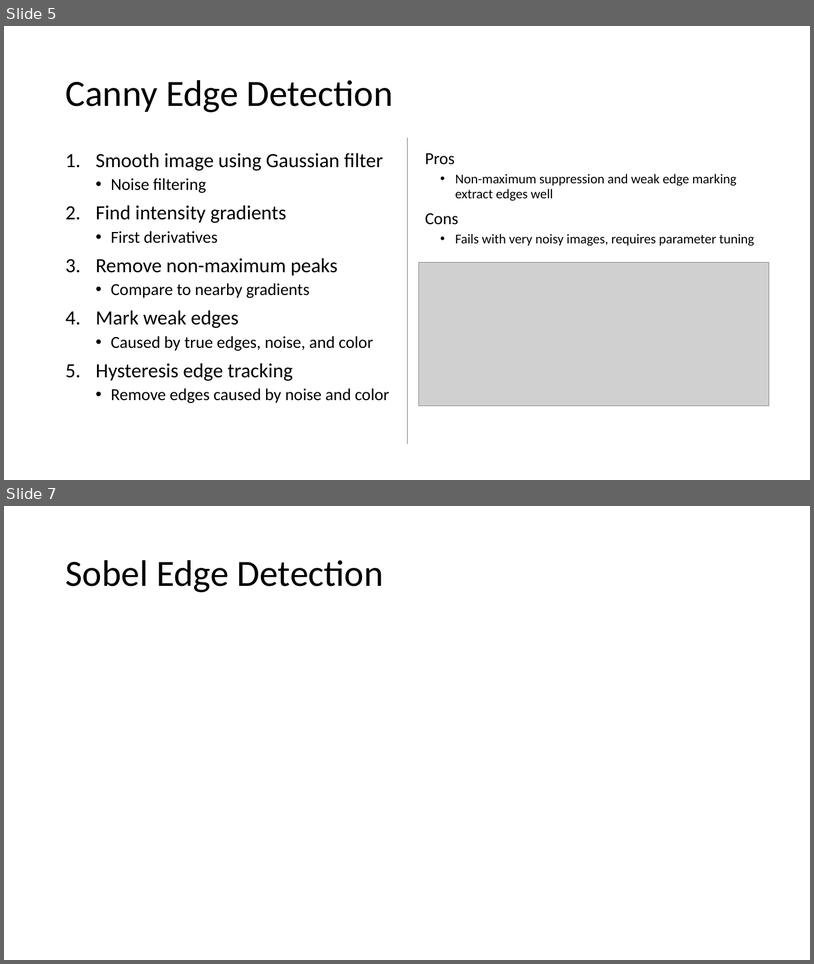
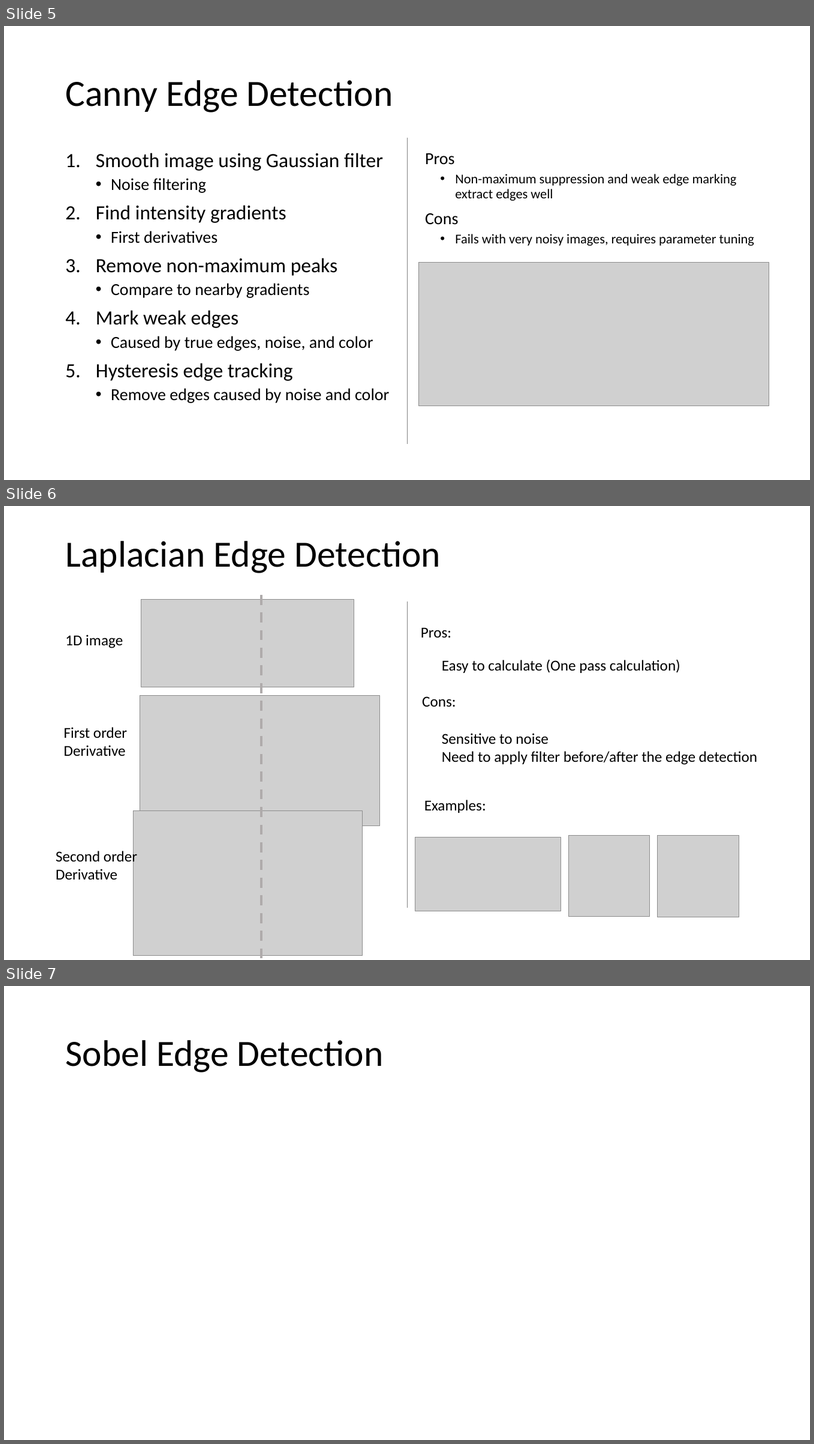
Before and after one commit to rgebhart/nanoBALLS, a slide deck: TechReview_Presentation.pptx. Shown one above the other, each under a label of ours: slides 5 and 7 before the commit, slides 5, 6 and 7 after it; the slides between them are not shown. The pictures are 814x964 and 814x1444 pixels, drawn with LibreOffice and Linux fonts; fonts in the diff are those of the drawing; grey boxes stand for pictures. Boxes give left, top, right and bottom in pixels: in the first picture for what was removed or moved away, otherwise in the second. Text is boxed around its words. In the diff, an @@ line names an element or a change of style, - is before the commit and + after.

Commit message:
Laplacian added

```diff
--- a/TechReview_Presentation.pptx
+++ b/TechReview_Presentation.pptx
@@ slide 6 added at <box>4,506,810,960</box>, background #FFFFFF @@
@@ title added at <box>66,541,441,573</box>, 44 pt, text #000000 @@
+Laplacian Edge Detection
@@ line added from (262, 595) to (262, 960), #AFABAB 3 pt dashed @@
@@ picture added at <box>141,600,354,687</box> @@
@@ line added from (408, 601) to (408, 907), #808080 0.5 pt @@
@@ text added at <box>421,627,452,638</box>, 18 pt, text #000000 @@
+Pros:
@@ text added at <box>65,634,123,648</box>, 18 pt, text #000000 @@
+1D image
@@ text added at <box>442,659,681,673</box>, 18 pt, text #000000 @@
+Easy to calculate (One pass calculation)
@@ picture added at <box>140,696,380,825</box> @@
@@ text added at <box>422,696,456,707</box>, 18 pt, text #000000 @@
+Cons:
@@ text added at <box>64,727,127,756</box>, 18 pt, text #000000 @@
+First order
+Derivative
@@ text added at <box>442,733,758,765</box>, 18 pt, text #000000 @@
+Sensitive to noise
+Need to apply filter before/after the edge detection
@@ picture added at <box>133,811,362,955</box> @@
@@ text added at <box>425,799,486,813</box>, 18 pt, text #000000 @@
+Examples:
@@ picture added at <box>416,838,561,911</box> @@
@@ picture added at <box>569,835,651,916</box> @@
@@ picture added at <box>658,835,740,917</box> @@
@@ text added at <box>56,849,137,879</box>, 18 pt, text #000000 @@
+Second order
+Derivative
```
Also in this commit, not shown: 1 slide removed.
